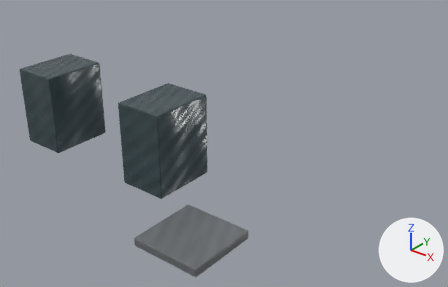
One commit to the FBX model stw-o3de/Project/Assets/IndustrialYard/STW_INDUSTRIAL_YARD_01/Environment/STW_INDUSTRIAL_YARD_01_cover.fbx: the scene before it, then after it.
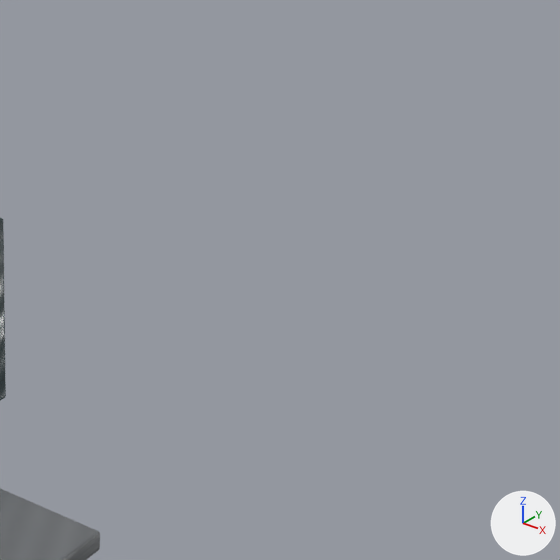
Each version appears first whole from a 50 mm lens placed at (13.57, -11.45, 8.87), pointed at (0.7, 4.63, -1.1), and next in a close-up on the part from 46% to 100% of the width and 0% to 85% of the height. The lights are fixed; the arrows at lower right show +X, +Y and +Z. The first two pictures are the older version.

Objects in the first close-up: 'right_cover_cladding', 'service_step_skin'.
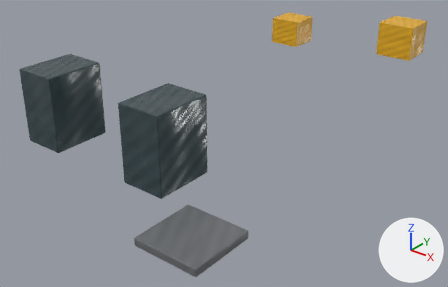
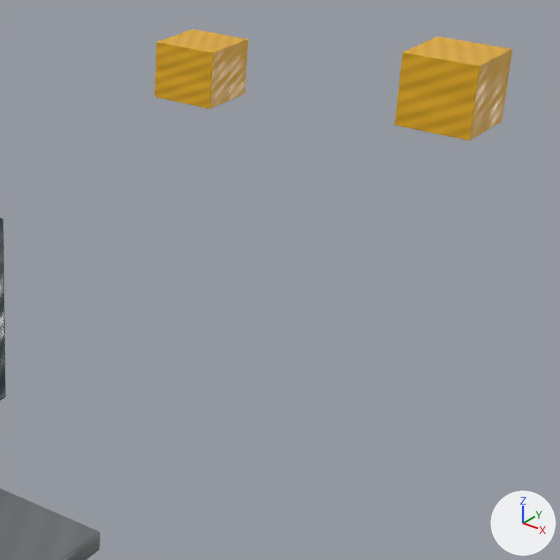
The change, as a list of edits to the scene's bpy script:
```text
Add me_cube_172:
    me_cube_172.from_pydata(...)  # 56 vertices, 54 faces; spans x -0.8..0.8, y -0.8..0.8, z -0.75..0.75
    me_cube_172.materials.append(mat_m_iy_hazard)
Add me_cube_171:
    me_cube_171.from_pydata(...)  # 56 vertices, 54 faces; spans x -0.7..0.7, y -0.7..0.7, z -0.6..0.6
    me_cube_171.materials.append(mat_m_iy_hazard)
Add ob_scrapyard_cover_b:
    ob_scrapyard_cover_b = bpy.data.objects.new('scrapyard_cover_b', me_cube_172)
    ob_scrapyard_cover_b.location = (2.5, 15.5, 0.75)
Add ob_scrapyard_cover_a:
    ob_scrapyard_cover_a = bpy.data.objects.new('scrapyard_cover_a', me_cube_171)
    ob_scrapyard_cover_a.location = (-2.5, 14.0, 0.6)
```

Changed parts and their boxes [x1, y1, x2, y2] in the close-ups (560 x 560 px):
'scrapyard_cover_b', added (orange)
    after: [395, 36, 512, 141]
'scrapyard_cover_a', added (orange)
    after: [155, 29, 248, 109]
